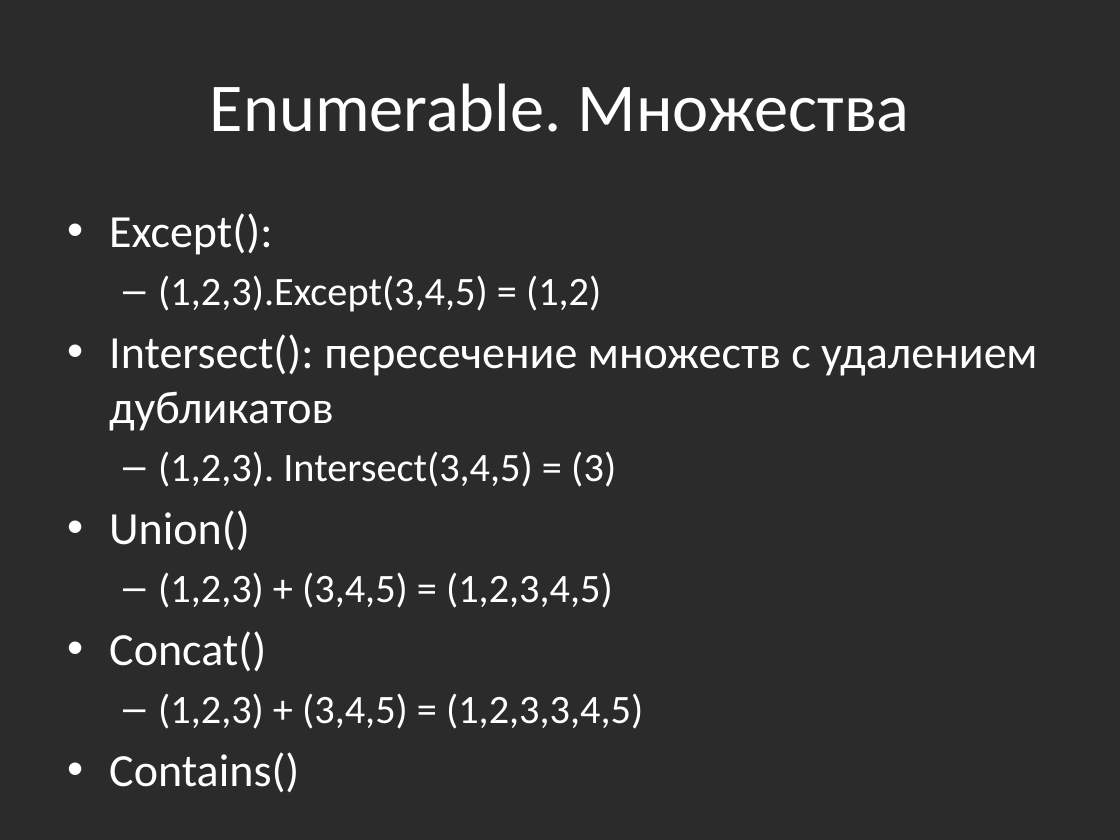
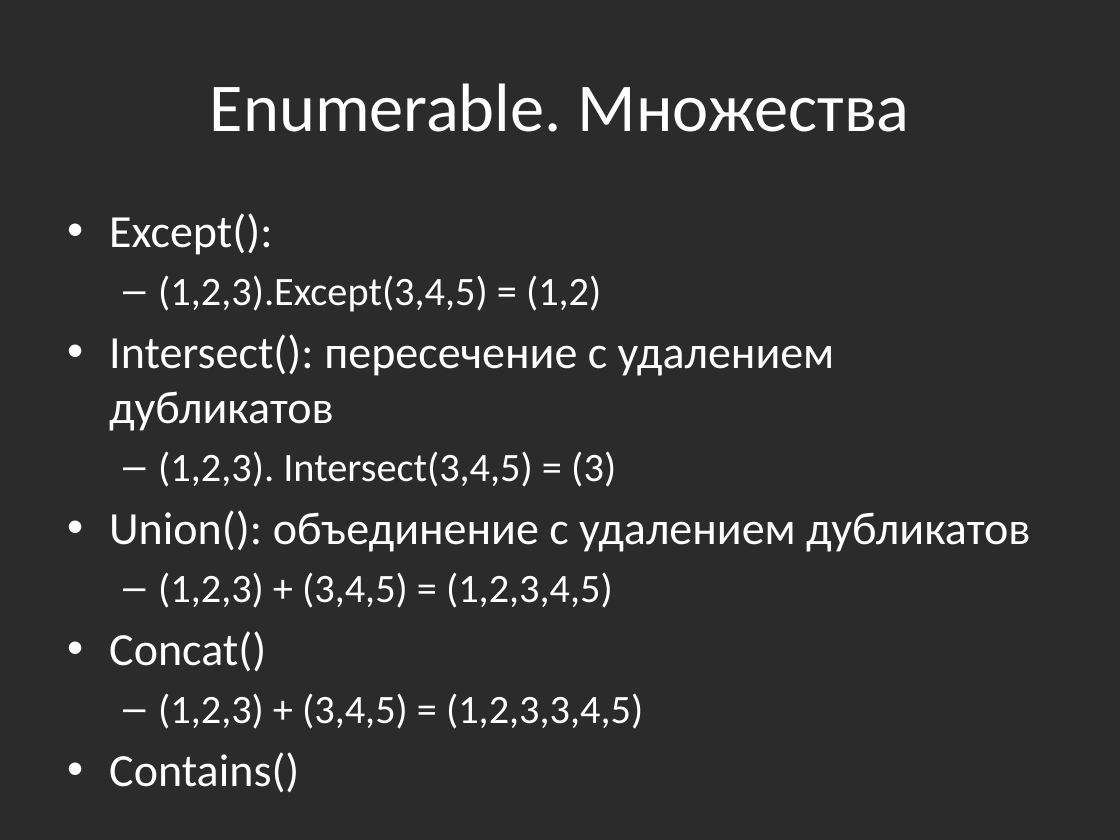
Before and after one commit to bazile/Training, a slide deck: slide 35 of Presentation/lesson-11-linq.pptx (slide 32 before the commit). Drawn at 1120x840 pixels with LibreOffice and Linux fonts; fonts in the diff are those of the drawing; background and template pictures are left out; a plain dark background stands for a picture behind light text. Boxes give left, top, right and bottom in pixels: in the first picture for what was removed or moved away, otherwise in the second. Text is boxed around its words. In the diff, an @@ line names an element or a change of style, - is before the commit and + after.

```diff
--- a/Presentation/lesson-11-linq.pptx
+++ b/Presentation/lesson-11-linq.pptx
@@ text at bbox=[109, 334, 834, 431]: text changed @@
-• Intersect(): пересечение множеств с удалением дубликатов
+• Intersect(): пересечение с удалением дубликатов
@@ text at bbox=[109, 510, 1031, 552]: text changed @@
-• Union()
+• Union(): объединение с удалением дубликатов
```
Also in this commit, not shown: 8 other slides changed, 2 slides added, 10 other files.
